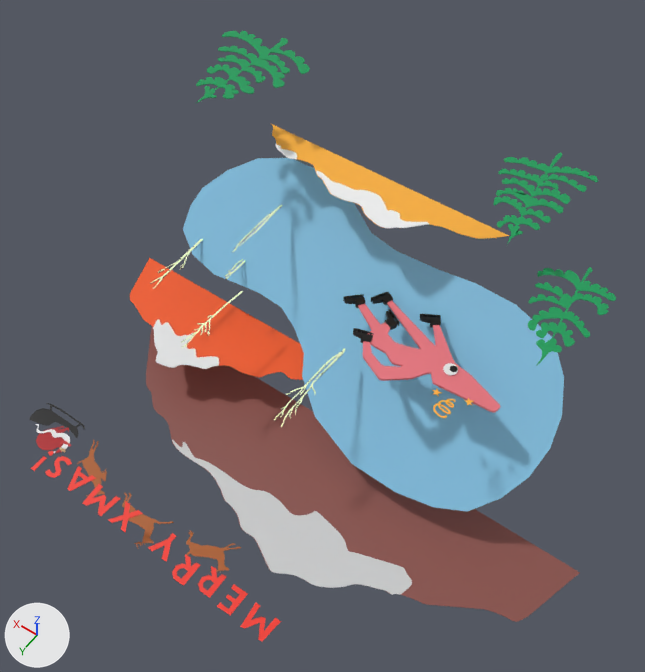
The glTF model assets/asset.gltf: old version first, new version second.
One viewpoint serves both versions: a camera (50 mm lens) standing at (-5.4, 8.99, 14.96) and looking at (-0.42, 2.03, 4.02). Arrows for +X, +Y and +Z are at lower left; the lights stay in place. Where no turn or scale is listed for an object, it has been applied to the vertices.

The older version as bpy lines, for what is in view:
```python
me_circle_003 = bpy.data.meshes.new('Circle.003')
me_circle_003.from_pydata(...)  # 32 vertices, 30 faces; spans x -3.93..3.68, y -1.61..1.34, z -1.36..1.63
me_circle_003.materials.append(mat_lake)  # blue #88c6e7
me_curve_025 = bpy.data.meshes.new('Curve.025')
me_curve_025.from_pydata(...)  # 252 vertices, 504 faces; spans x -0.0417..0.0691, y -0.0273..0.0289, z -0.005..0.005
me_curve_025.materials.append(mat_octopus)  # pink #e7757e
me_curve_046 = bpy.data.meshes.new('Curve.046')
me_curve_046.from_pydata(...)  # 172 vertices, 340 faces; spans x -2.77..1.77, y -0.54..0.43, z 0.0
me_curve_046.materials.append(mat_gold)  # orange #fbb03b
ob_lake = bpy.data.objects.new('lake', me_circle_003)
ob_lake.location = (-0.18, 1.18, 3.05)
ob_octopus = bpy.data.objects.new('octopus', me_curve_025)
ob_octopus.location = (-1.5, 1.37, 3.88)
ob_octopus.scale = (-25.7, 25.7, 3.75)
ob_snowpeaksml = bpy.data.objects.new('snowPeakSML', me_curve_046)
ob_snowpeaksml.location = (0.62, 0.13, 5.23)
# also in view: 'tree3' at (2.74, -0.2, 6.28); 'snowPeakBIG1' at (-0.78, 4.0, 1.19); 'snowPeakBIG' at (-0.72, 3.2, 1.18); 'tree1' at (-3.48, 0.76, 5.53); 'snowPeakMED1' at (2.42, 2.51, 1.99)
```
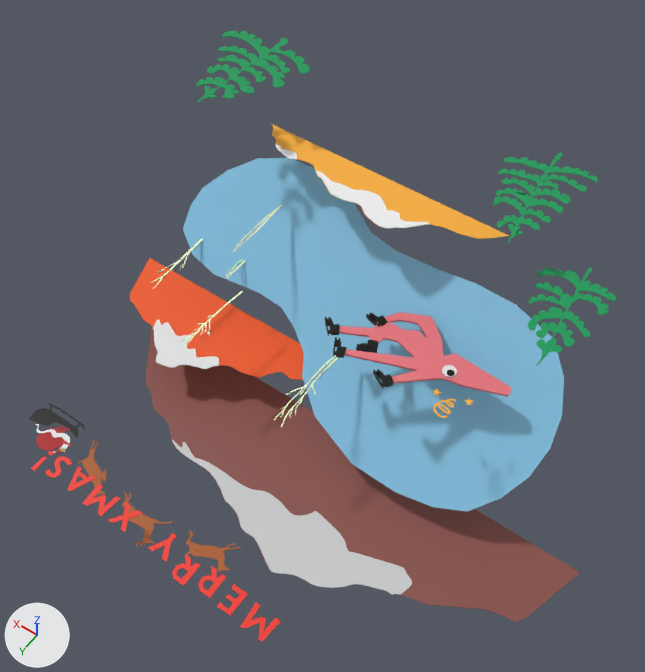
The change, as JSON lines over the scene's bpy script:
```json
{"op": "set", "path": "ob_octopus.scale", "old": "(-25.7, 25.7, 3.75)", "new": "(-25.7, -25.7, 3.75)"}
```

Pixel boxes (x1, y1, x2, y2) of what changed, in the pictures (645 x 672 px):
```json
{"object": "octopus", "change": "rescaled", "before": [358, 300, 501, 413], "after": [339, 312, 511, 397], "on screen": "20% wider, 25% shorter"}
{"object": "skate5", "change": "rescaled", "before": [420, 314, 441, 328], "after": [373, 369, 393, 389], "on screen": "40% taller"}
{"object": "skate4", "change": "rescaled", "before": [385, 309, 399, 330], "after": [356, 339, 378, 353], "on screen": "53% wider, 32% shorter"}
{"object": "skate6", "change": "rescaled", "before": [343, 294, 365, 308], "after": [325, 317, 340, 336], "on screen": "30% narrower, 33% taller"}
{"object": "skate1", "change": "rescaled", "before": [371, 292, 393, 305], "after": [333, 337, 347, 358]}
{"object": "skate3", "change": "rescaled", "before": [353, 328, 374, 343], "after": [366, 313, 388, 327]}
{"object": "Circle.001", "change": "rescaled", "before": [443, 363, 458, 375], "after": [442, 365, 457, 377]}
{"object": "pupil", "change": "rescaled", "before": [450, 366, 458, 372], "after": [447, 370, 454, 376]}
```
